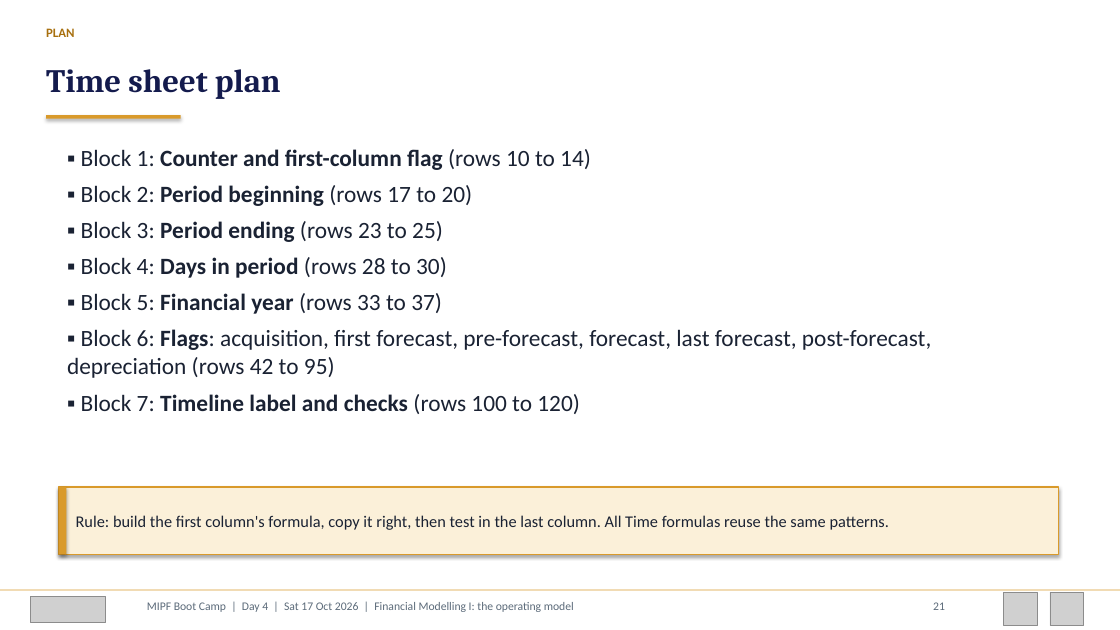
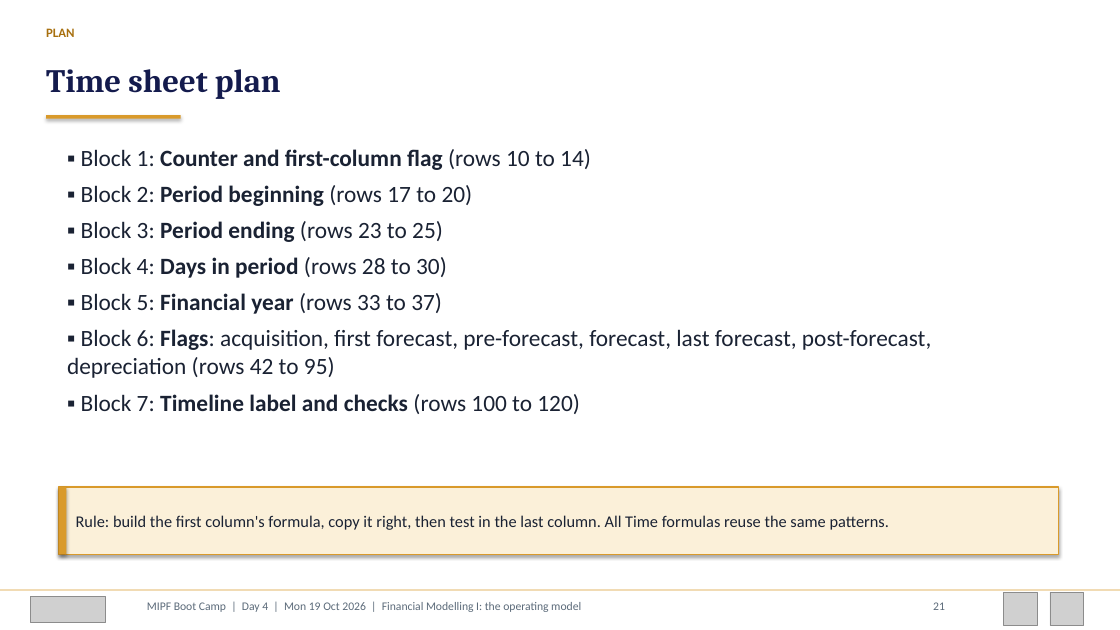
Before and after one commit to adibongo/mipf-2026-course-materials, a slide deck: slide 21 of decks/MIPF_Day4_Operating_Model_Deck.pptx. Drawn at 1120x630 pixels with LibreOffice and Linux fonts; fonts in the diff are those of the drawing; grey boxes stand for pictures. Boxes give left, top, right and bottom in pixels: in the first picture for what was removed or moved away, otherwise in the second. Text is boxed around its words. In the diff, an @@ line names an element or a change of style, - is before the commit and + after.

```diff
--- a/decks/MIPF_Day4_Operating_Model_Deck.pptx
+++ b/decks/MIPF_Day4_Operating_Model_Deck.pptx
@@ text at [147,602,581,612]: text changed @@
-MIPF Boot Camp | Day 4 | Sat 17 Oct 2026 | Financial Modelling I: the operating model
+MIPF Boot Camp | Day 4 | Mon 19 Oct 2026 | Financial Modelling I: the operating model
```
Also in this commit, not shown: 115 other slides changed, 51 other files.
